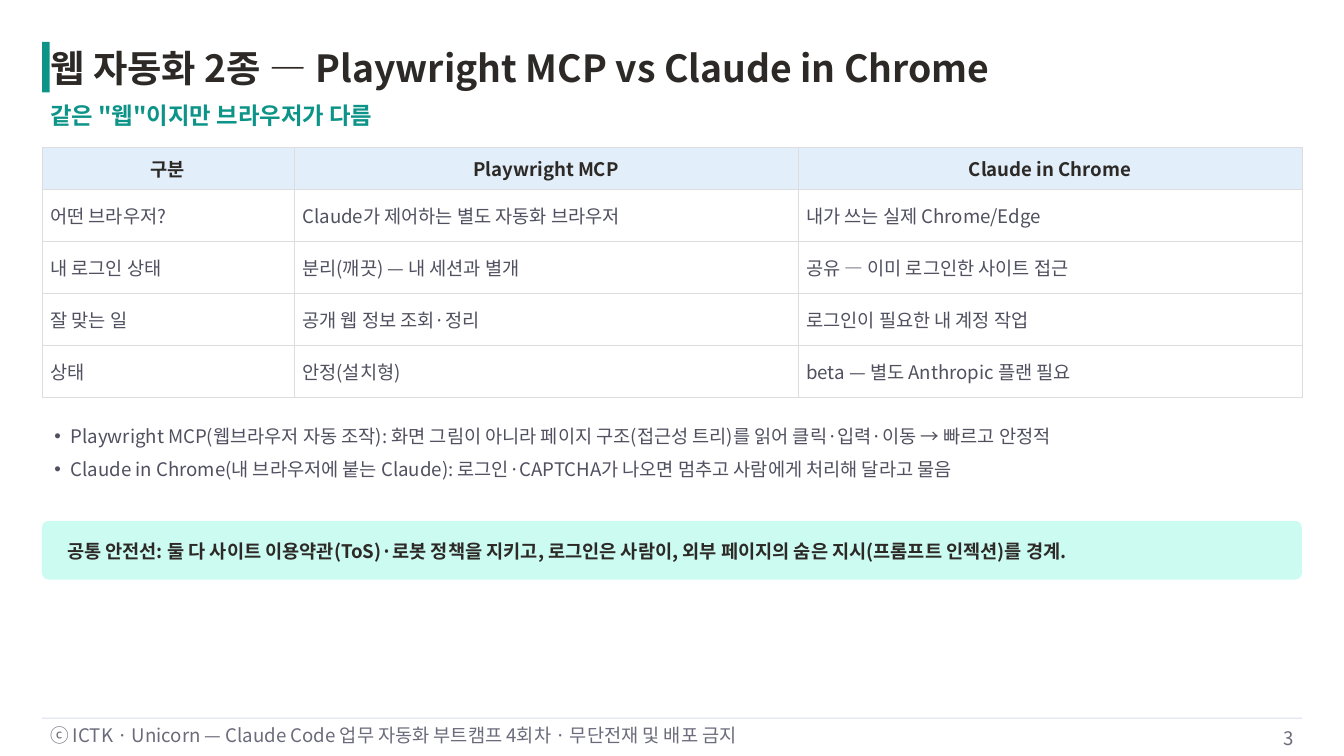
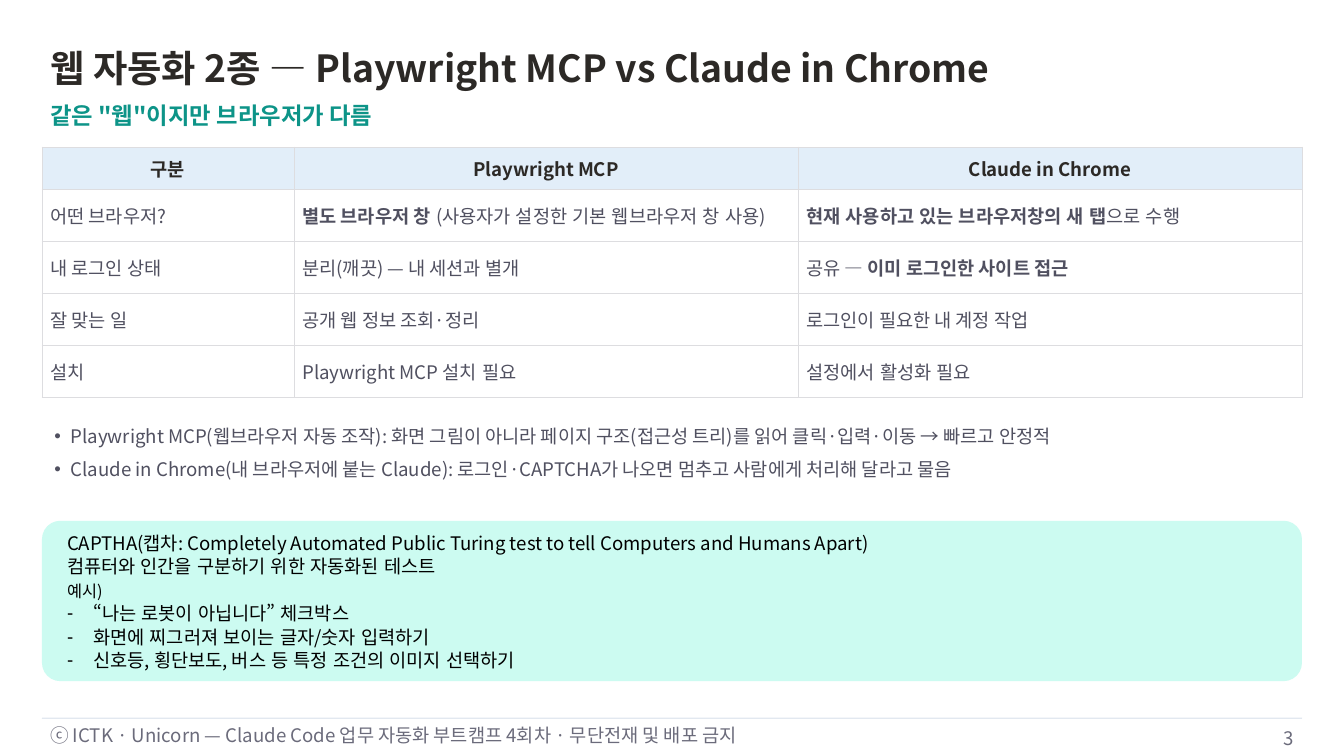
Before and after one commit to unicorn-campus/ai-automation, a slide deck: slide 3 of decks/04-skill-advanced-mcp/4회차-Skill심화-웹MCP-MCP개발.pptx. Drawn at 1344x756 pixels with LibreOffice and Linux fonts; fonts in the diff are those of the drawing. Boxes give left, top, right and bottom in pixels: in the first picture for what was removed or moved away, otherwise in the second. Text is boxed around its words. In the diff, an @@ line names an element or a change of style, - is before the commit and + after.

```diff
--- a/decks/04-skill-advanced-mcp/4회차-Skill심화-웹MCP-MCP개발.pptx
+++ b/decks/04-skill-advanced-mcp/4회차-Skill심화-웹MCP-MCP개발.pptx
@@ rectangle removed at (x1=42, y1=42, x2=50, y2=92) @@
@@ table at (x1=42, y1=147, x2=1302, y2=397) @@
-row 2, column 2: Claude가 제어하는 별도 자동화 브라우저
+row 2, column 2: 별도 브라우저 창 (사용자가 설정한 기본 웹브라우저 창 사용)
-row 2, column 3: 내가 쓰는 실제 Chrome/Edge
+row 2, column 3: 현재 사용하고 있는 브라우저창의 새 탭으로 수행
-row 5: 상태 | 안정(설치형) | beta — 별도 Anthropic 플랜 필요
+row 5: 설치 | Playwright MCP 설치 필요 | 설정에서 활성화 필요
@@ bold on in "이미 로그인한 사이트 접근" @@
@@ rounded rectangle resized from (x1=42, y1=521, x2=1302, y2=580) to (x1=42, y1=521, x2=1302, y2=681) @@
@@ text at (x1=67, y1=534, x2=869, y2=671): text changed; text colour #2C2926 to #000000; bold off @@
-공통 안전선: 둘 다 사이트 이용약관(ToS)·로봇 정책을 지키고, 로그인은 사람이, 외부 페이지의 숨은 지시(프롬프트 인젝션)를 경계.
+CAPTHA(캡차: Completely Automated Public Turing test to tell Computers and Humans Apart)
+컴퓨터와 인간을 구분하기 위한 자동화된 테스트
+예시)
+– “나는 로봇이 아닙니다” 체크박스
+– 화면에 찌그러져 보이는 글자/숫자 입력하기
+– 신호등, 횡단보도, 버스 등 특정 조건의 이미지 선택하기
```
Also in this commit, not shown: 9 other slides changed, 6 slides added, 1 slide removed, 20 other files.
